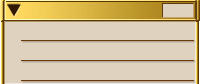
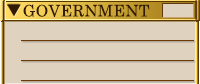
Layered file, before and after one edit (200x84). Changes by layer:
added layer "GOVERNMENT" above "Layer 2" over bbox(23, 4, 150, 17)
